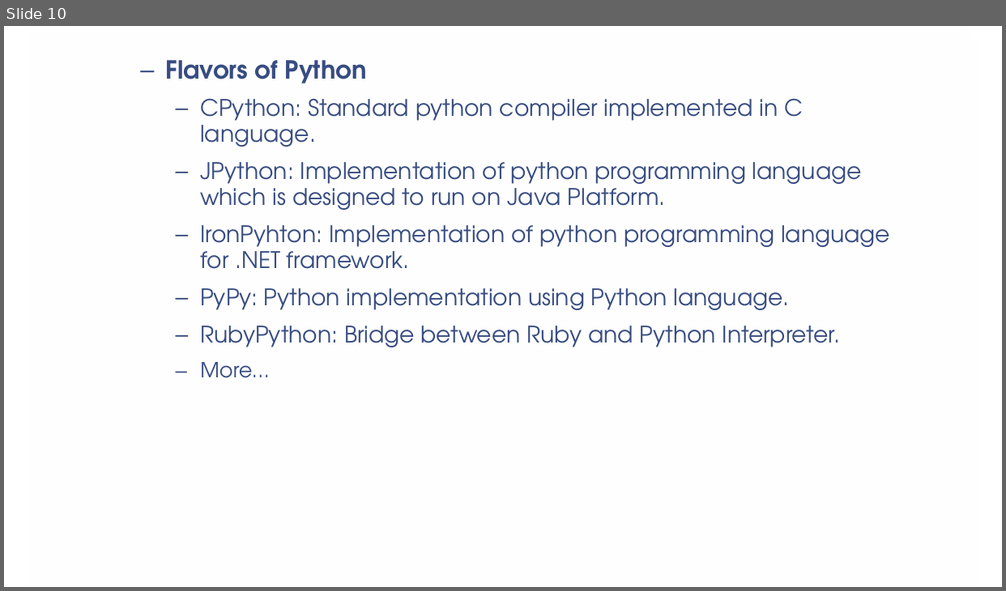
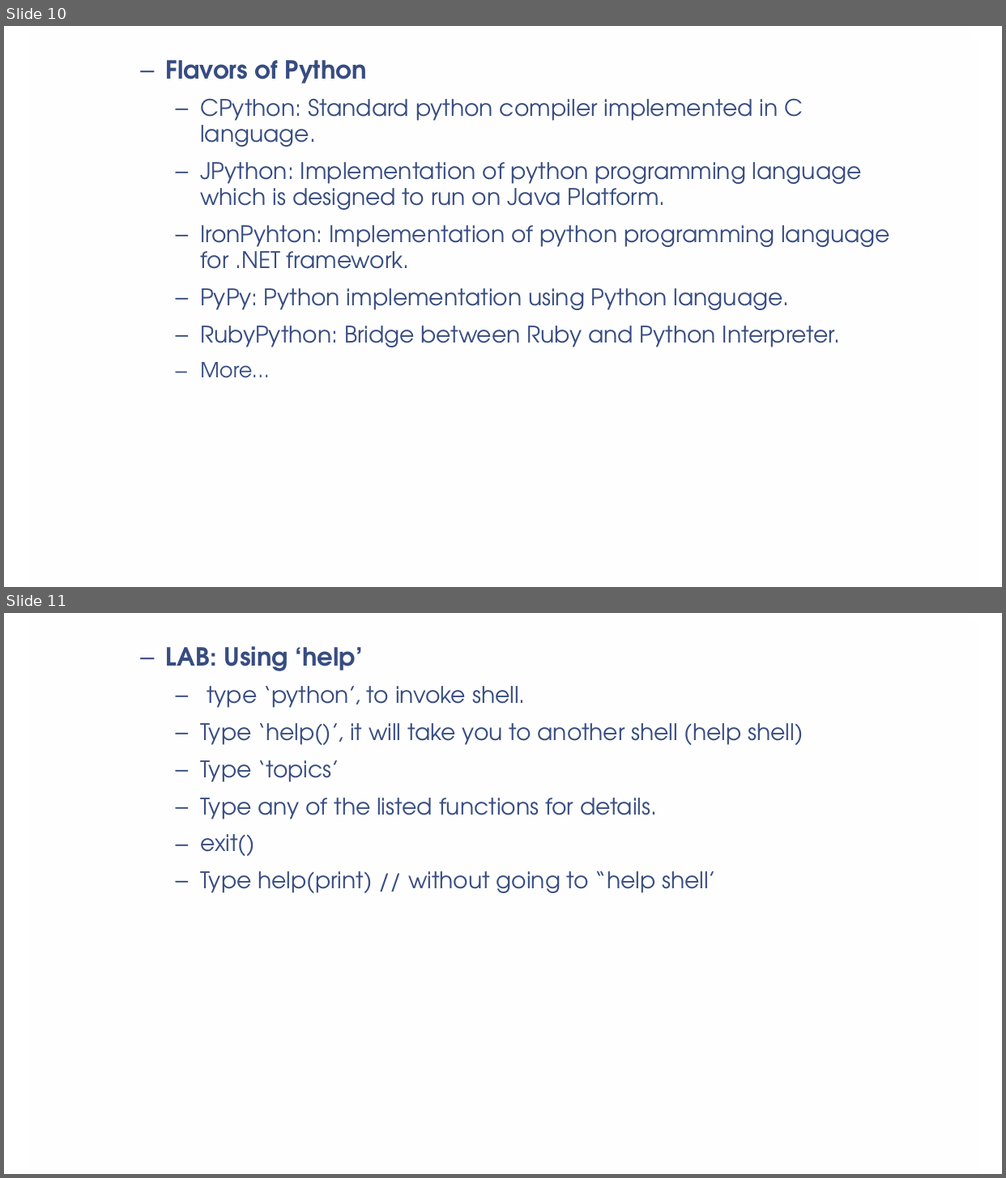
Before and after one commit to vaishnavi-consultants/Computer-Science, a slide deck: Python/Session1/PPT/Python_Fundamentals(Introduction_to_Python).pptx. Shown one above the other, each under a label of ours: slide 10 before the commit, slides 10 and 11 after it. The pictures are 1006x591 and 1006x1178 pixels, drawn with LibreOffice and Linux fonts; fonts in the diff are those of the drawing; background and template pictures are left out. Boxes give left, top, right and bottom in pixels: in the first picture for what was removed or moved away, otherwise in the second. Text is boxed around its words. In the diff, an @@ line names an element or a change of style, - is before the commit and + after.

```diff
--- a/Python/Session1/PPT/Python_Fundamentals(Introduction_to_Python).pptx
+++ b/Python/Session1/PPT/Python_Fundamentals(Introduction_to_Python).pptx
@@ slide 11 added at (4,613,1002,1174), background picture (left out); not listed: 1 template element that a slide beside it also shows @@
@@ text added at (165,646,803,893), 22 pt, text #374C81 @@
+  – LAB: Using ‘help’
+    – type ‘python’, to invoke shell.
+    – Type ‘help()’, it will take you to another shell (help shell)
+    – Type ‘topics’
+    – Type any of the listed functions for details.
+    – exit()
+    – Type help(print) // without going to “help shell’
```
